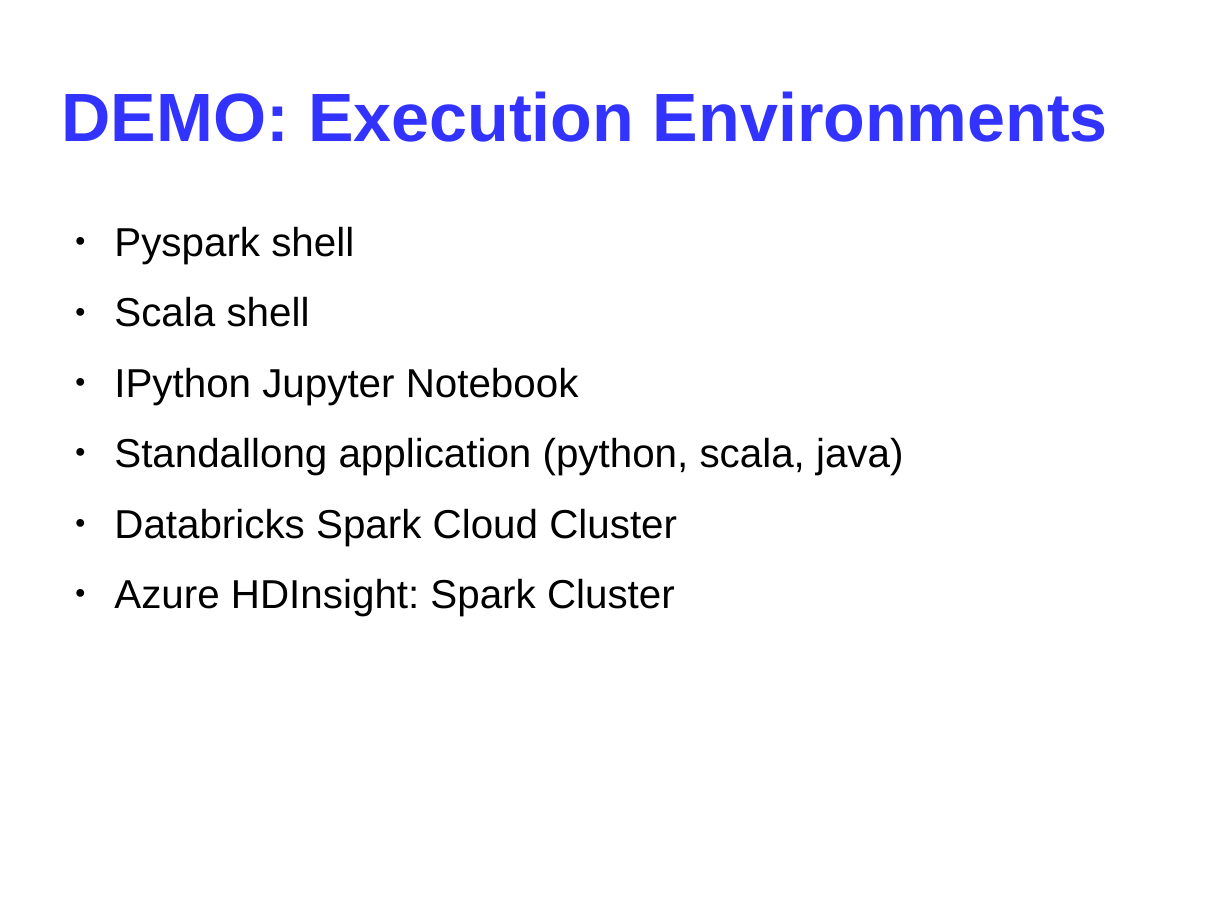
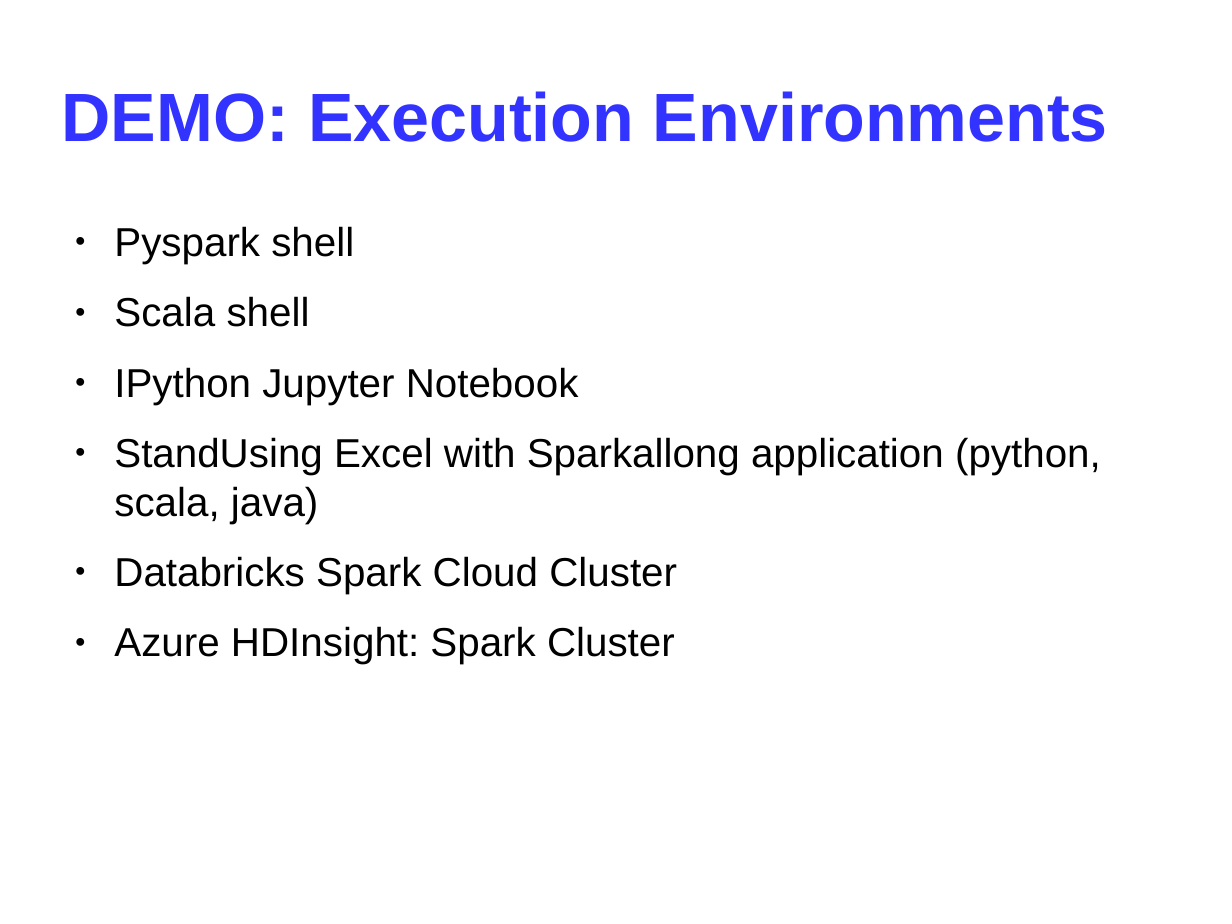
Before and after one commit to ichMaster/ich_dev, a slide deck: slide 3 of pyspark/presentation/Spark.odp (slide 2 before the commit). Drawn at 1232x924 pixels with LibreOffice and Linux fonts; fonts in the diff are those of the drawing. Boxes give left, top, right and bottom in pixels: in the first picture for what was removed or moved away, otherwise in the second. Text is boxed around its words. In the diff, an @@ line names an element or a change of style, - is before the commit and + after.

Commit message:
presentation update

```diff
--- a/pyspark/presentation/Spark.odp
+++ b/pyspark/presentation/Spark.odp
@@ text at <box>114,437,1101,524</box>: text changed @@
-● Standallong application (python, scala, java)
+● StandUsing Excel with Sparkallong application (python, scala, java)
```
Also in this commit, not shown: 1 other slide changed, 1 slide added, 1 other file.
